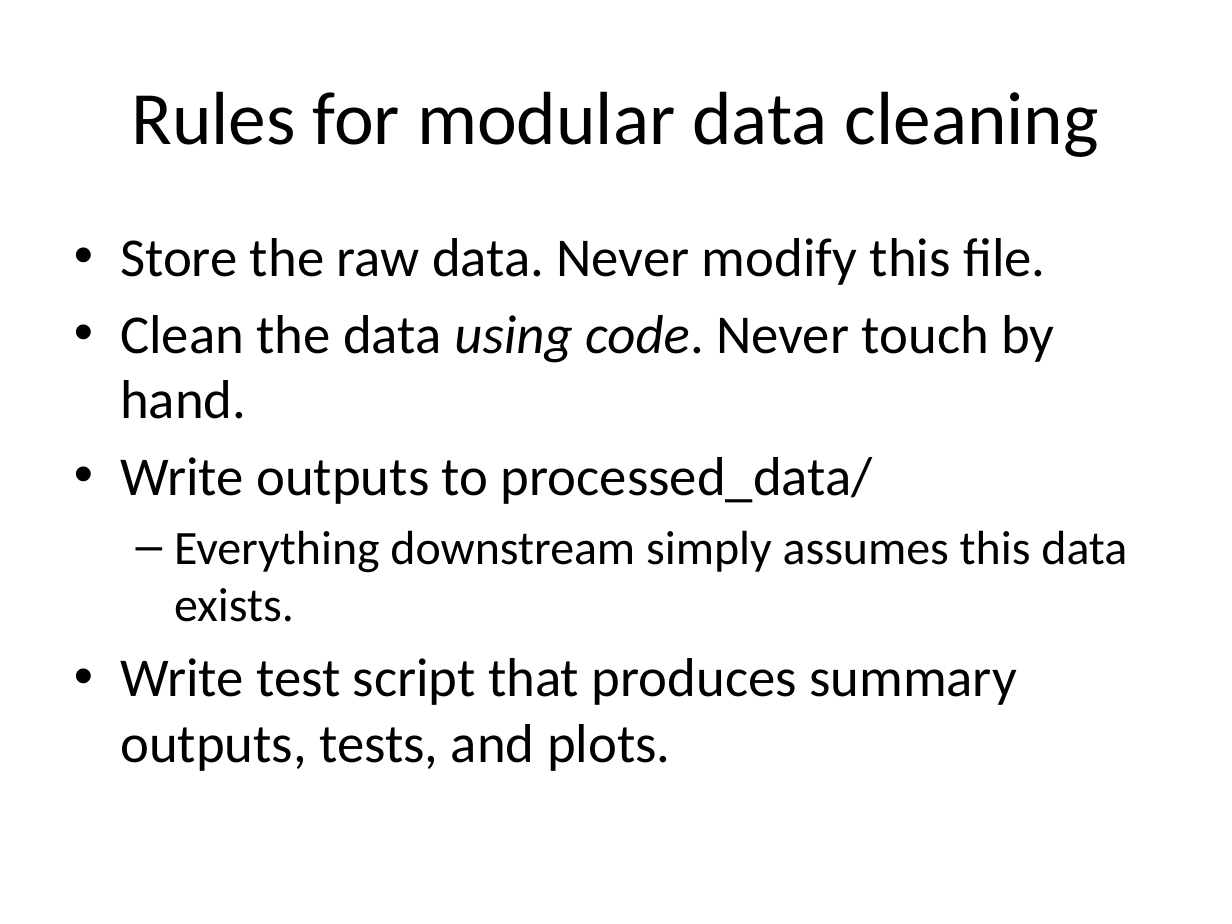
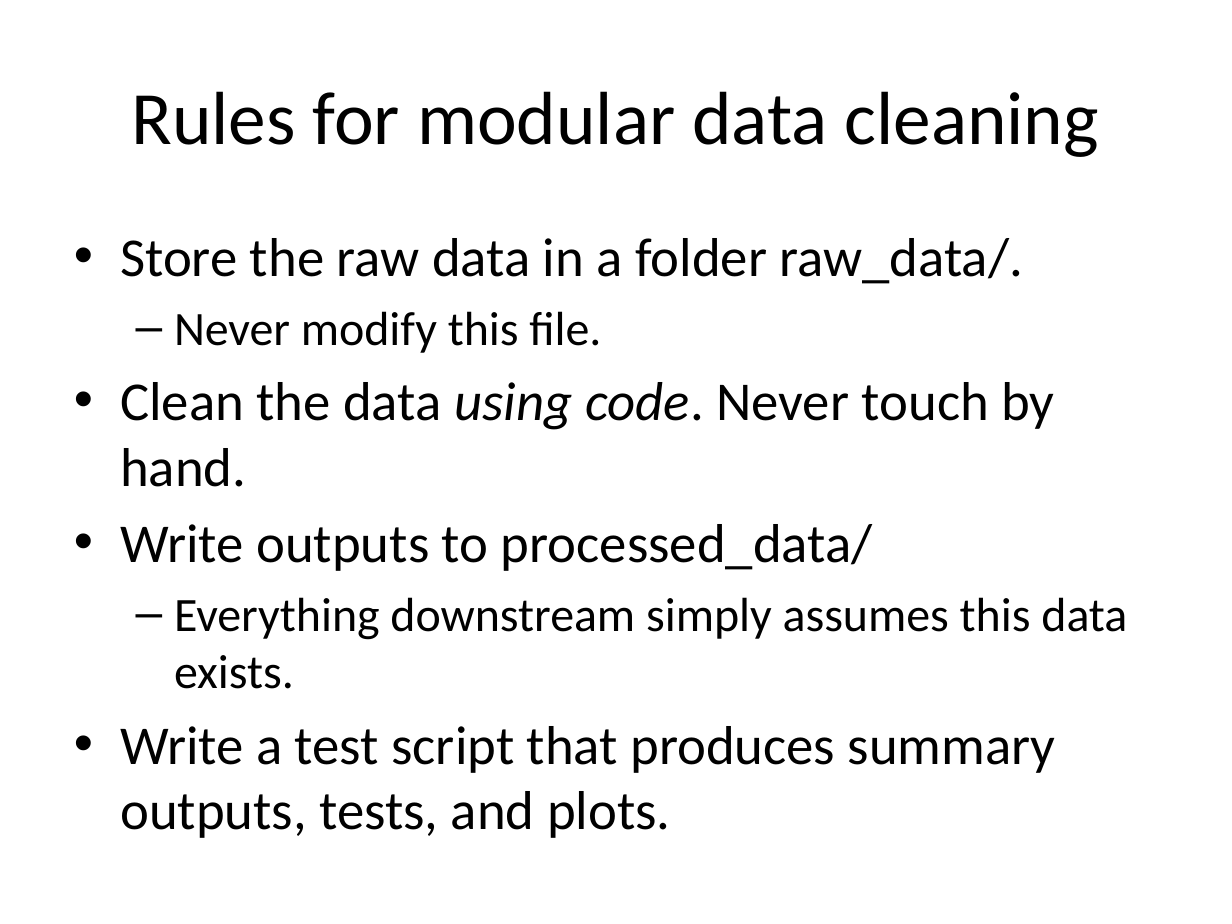
Before and after one commit to jtannen/r-for-datascience, a slide deck: slide 21 of session-5-engineering/session-5-engineering.pptx (slide 20 before the commit). Drawn at 1232x924 pixels with LibreOffice and Linux fonts; fonts in the diff are those of the drawing. Boxes give left, top, right and bottom in pixels: in the first picture for what was removed or moved away, otherwise in the second. Text is boxed around its words. In the diff, an @@ line names an element or a change of style, - is before the commit and + after.

```diff
--- a/session-5-engineering/session-5-engineering.pptx
+++ b/session-5-engineering/session-5-engineering.pptx
@@ text at (120, 238, 1023, 353): text changed @@
-• Store the raw data. Never modify this file.
+• Store the raw data in a folder raw_data/.
+  – Never modify this file.
@@ text at (120, 726, 1056, 838): text changed @@
-• Write test script that produces summary outputs, tests, and plots.
+• Write a test script that produces summary outputs, tests, and plots.
```
Also in this commit, not shown: 6 other slides changed, 4 slides added, 1 slide removed, 5 other files.
